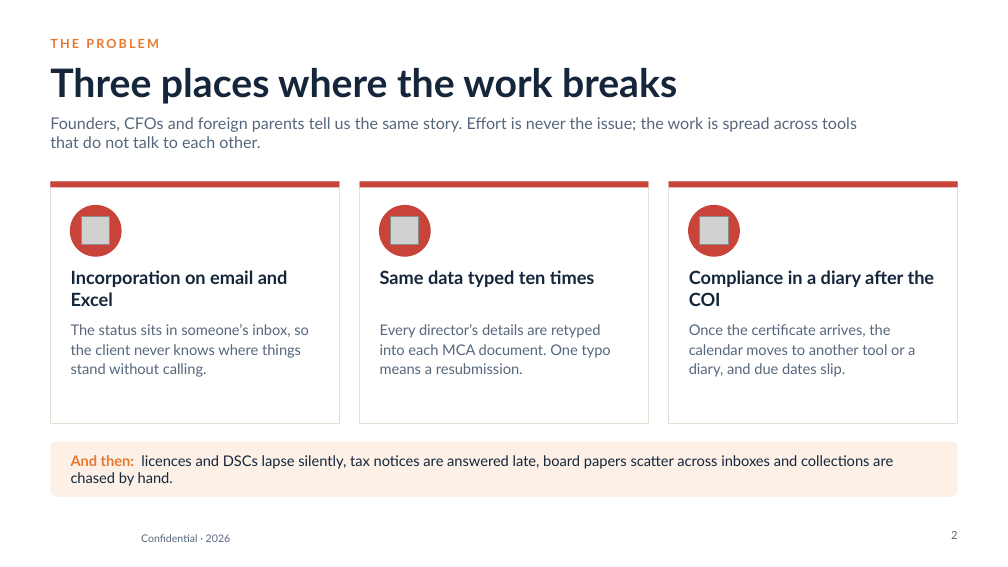
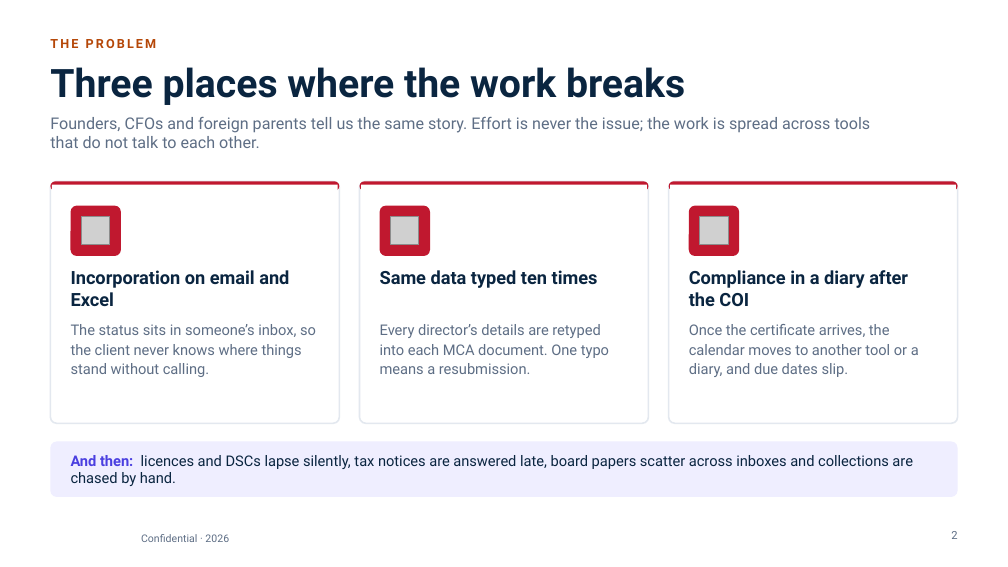
Before and after one commit to abdulfarhath7/vcfo_suite, a slide deck: slide 2 of docs/collateral/vcfo-suite/VCFO_Suite_Corporate_Deck.pptx. Drawn at 1008x567 pixels with LibreOffice and Linux fonts; fonts in the diff are those of the drawing; grey boxes stand for pictures; background and template pictures are left out. Boxes give left, top, right and bottom in pixels: in the first picture for what was removed or moved away, otherwise in the second. Text is boxed around its words. In the diff, an @@ line names an element or a change of style, - is before the commit and + after.

```diff
--- a/docs/collateral/vcfo-suite/VCFO_Suite_Corporate_Deck.pptx
+++ b/docs/collateral/vcfo-suite/VCFO_Suite_Corporate_Deck.pptx
@@ text "THE PROBLEM" at box(50, 39, 157, 48): font Lato to Roboto, text colour #E9792F to #B54708 @@
@@ rectangle removed at box(50, 181, 340, 423) @@
@@ rounded rectangle added at box(50, 181, 340, 423), fill #FFFFFF, outline #E3E8EF 1.13 pt @@
@@ rounded rectangle added at box(50, 181, 340, 191), fill #C0182F @@
@@ rectangle: place and size @@
-rectangle at box(50, 181, 340, 187)
+rectangle at box(52, 184, 338, 191)
@@ ellipse removed at box(71, 206, 121, 256) @@
@@ rounded rectangle added at box(71, 206, 121, 256), fill #C0182F @@
@@ rectangle removed at box(360, 181, 649, 423) @@
@@ rounded rectangle added at box(360, 181, 649, 423), fill #FFFFFF, outline #E3E8EF 1.13 pt @@
@@ rounded rectangle added at box(360, 181, 649, 191), fill #C0182F @@
@@ fill #C8443A to #FFFFFF in 3 elements at box(52, 184, 338, 191), box(670, 184, 956, 191), box(361, 184, 646, 191) @@
@@ rectangle: place and size @@
-rectangle at box(360, 181, 649, 187)
+rectangle at box(361, 184, 646, 191)
@@ ellipse removed at box(380, 206, 430, 256) @@
@@ rounded rectangle added at box(380, 206, 430, 256), fill #C0182F @@
@@ rectangle removed at box(668, 181, 958, 423) @@
@@ rounded rectangle added at box(668, 181, 958, 423), fill #FFFFFF, outline #E3E8EF 1.13 pt @@
@@ rounded rectangle added at box(668, 181, 958, 191), fill #C0182F @@
@@ rectangle: place and size @@
-rectangle at box(668, 181, 958, 187)
+rectangle at box(670, 184, 956, 191)
@@ ellipse removed at box(688, 206, 739, 256) @@
@@ rounded rectangle added at box(688, 206, 739, 256), fill #C0182F @@
@@ font Lato to Roboto, text colour #15263B to #0A2540 in 4 elements at box(50, 67, 685, 105), box(71, 270, 289, 306), box(380, 270, 598, 288), box(689, 270, 908, 306) @@
@@ font Lato to Roboto, text colour #56677C to #5E6E85 in 5 elements at box(141, 534, 229, 542), box(50, 117, 871, 148), box(71, 324, 316, 377), box(380, 324, 609, 374), box(689, 324, 919, 377) @@
@@ rounded rectangle at box(50, 442, 958, 497): fill #FDF1E7 to #EFEEFF; proportions changed @@
@@ text "And then: licences and DSCs ..." at box(71, 455, 913, 486): font Lato to Roboto, text colour #15263B to #0A2540; text colour #E9792F to #4A3FE0 in "And then:" @@
```
Also in this commit, not shown: 13 other slides changed, 13 other files.
